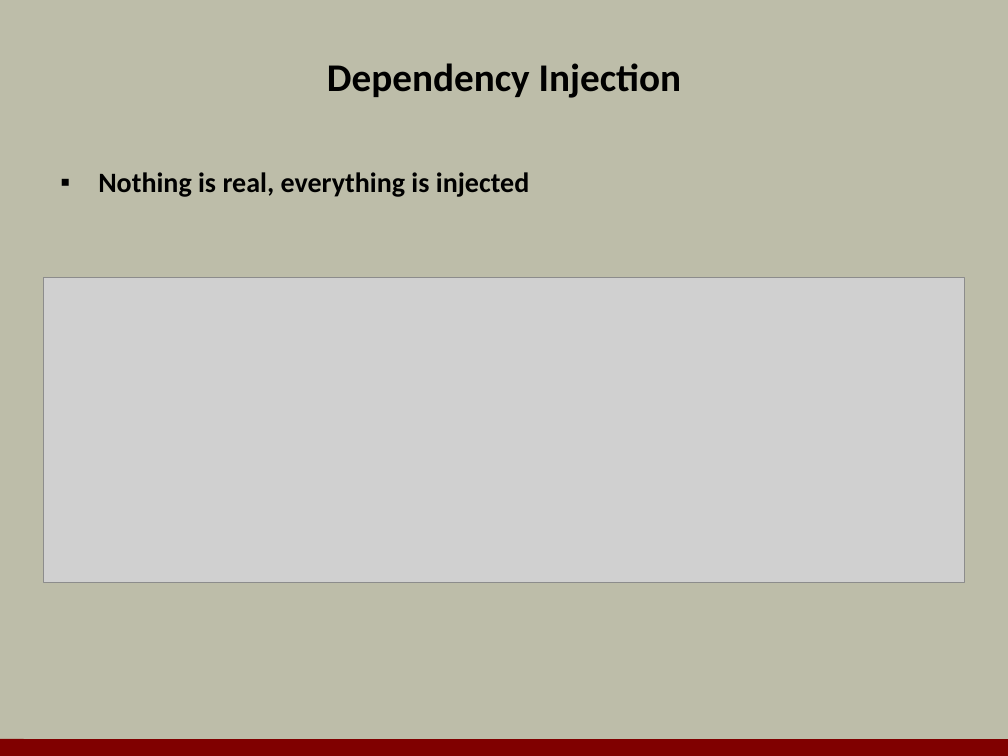
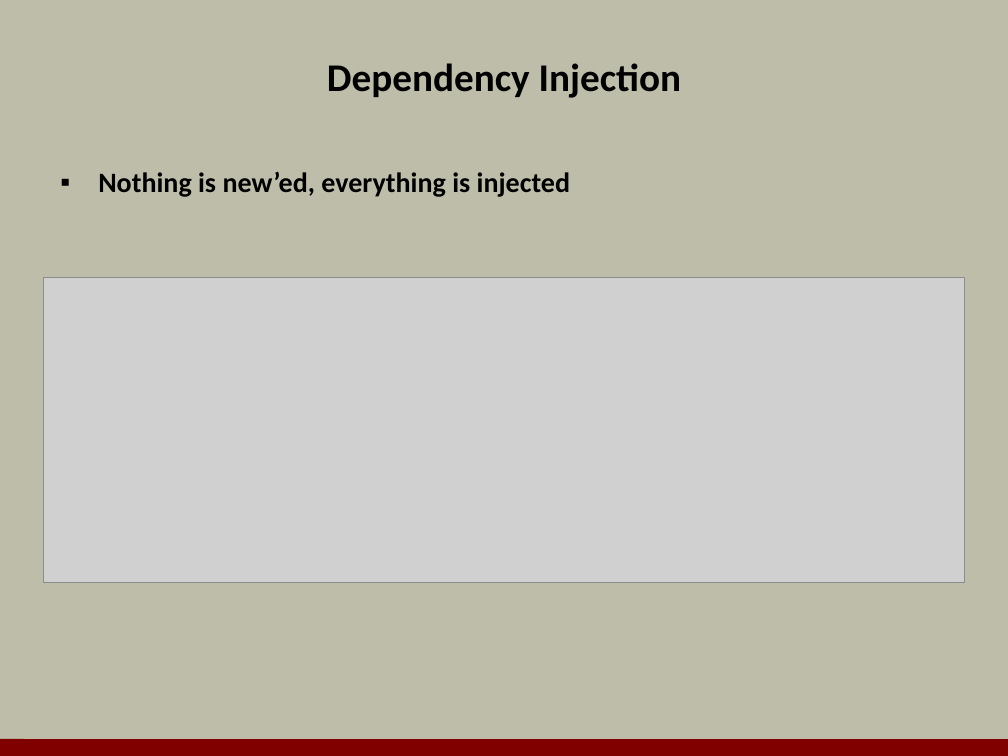
Before and after one commit to OdeToCode/classes, a slide deck: slide 12 of aspnet5/slides/a2_mvc6.pptx. Drawn at 1008x756 pixels with LibreOffice and Linux fonts; fonts in the diff are those of the drawing; grey boxes stand for pictures; background and template pictures are left out. Boxes give left, top, right and bottom in pixels: in the first picture for what was removed or moved away, otherwise in the second. Text is boxed around its words. In the diff, an @@ line names an element or a change of style, - is before the commit and + after.

```diff
--- a/aspnet5/slides/a2_mvc6.pptx
+++ b/aspnet5/slides/a2_mvc6.pptx
@@ text at box(98, 171, 570, 197): text changed @@
-▪ Nothing is real, everything is injected
+▪ Nothing is new’ed, everything is injected
```
Also in this commit, not shown: 1 other slide changed, 12 slides added, 3 slides removed.
